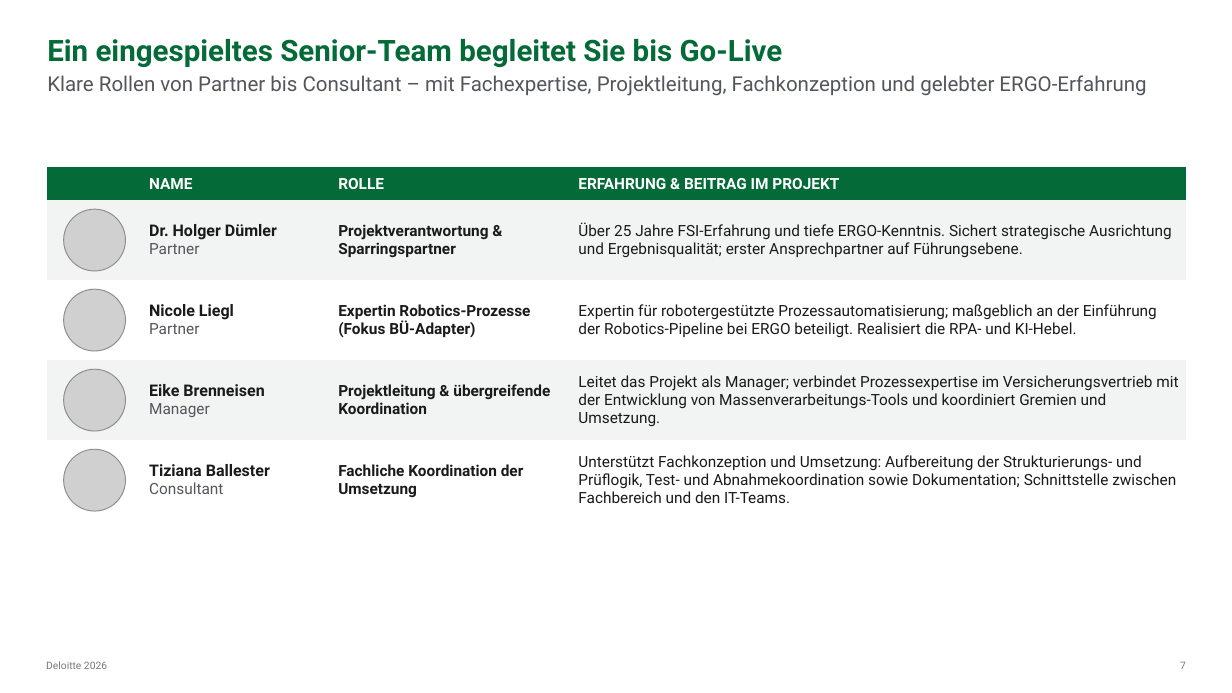
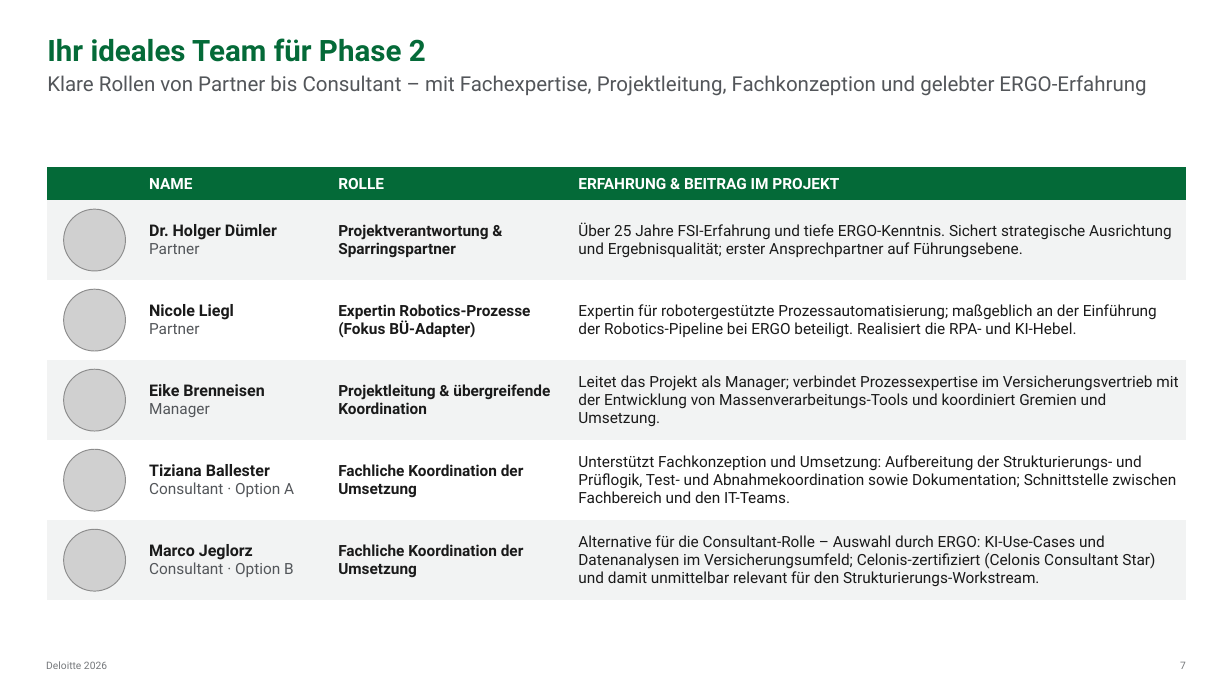
Before and after one commit to brenneisen-e/01_ki-arbeitsplatz, a slide deck: slide 7 of Bestandsuebertragung/kontextdokumente/20260702_ERGO_HR Sales_Makler meets KI_Angebot Deloitte_vworking.pptx. Drawn at 1232x693 pixels with LibreOffice and Linux fonts; fonts in the diff are those of the drawing; grey boxes stand for pictures. Boxes give left, top, right and bottom in pixels: in the first picture for what was removed or moved away, otherwise in the second. Text is boxed around its words. In the diff, an @@ line names an element or a change of style, - is before the commit and + after.

```diff
--- a/Bestandsuebertragung/kontextdokumente/20260702_ERGO_HR Sales_Makler meets KI_Angebot Deloitte_vworking.pptx
+++ b/Bestandsuebertragung/kontextdokumente/20260702_ERGO_HR Sales_Makler meets KI_Angebot Deloitte_vworking.pptx
@@ title at box(47, 38, 426, 62): text changed @@
-Ein eingespieltes Senior-Team begleitet Sie bis Go-Live
+Ihr ideales Team für Phase 2
@@ table at box(47, 167, 1186, 601) @@
-row 5:  | Tiziana Ballester / Consultant | Fachliche Koordination der Umsetzung | Unterstützt Fachkonzeption und Umsetzung: Aufbereitung der Strukturierungs- und Prüflogik, Test- und Abnahmekoordination sowie Dokumentation; Schnittstelle zwischen Fachbereich und den IT-Teams.
+row 5:  | Tiziana Ballester / Consultant · Option A | Fachliche Koordination der Umsetzung | Unterstützt Fachkonzeption und Umsetzung: Aufbereitung der Strukturierungs- und Prüflogik, Test- und Abnahmekoordination sowie Dokumentation; Schnittstelle zwischen Fachbereich und den IT-Teams.
+row 6:  | Marco Jeglorz / Consultant · Option B | Fachliche Koordination der Umsetzung | Alternative für die Consultant-Rolle – Auswahl durch ERGO: KI-Use-Cases und Datenanalysen im Versicherungsumfeld; Celonis-zertifiziert (Celonis Consultant Star) und damit unmittelbar relevant für den Strukturierungs-Workstream.
@@ picture added at box(64, 530, 126, 592) @@
```
Also in this commit, not shown: 2 other slides changed, 1 slide removed.
